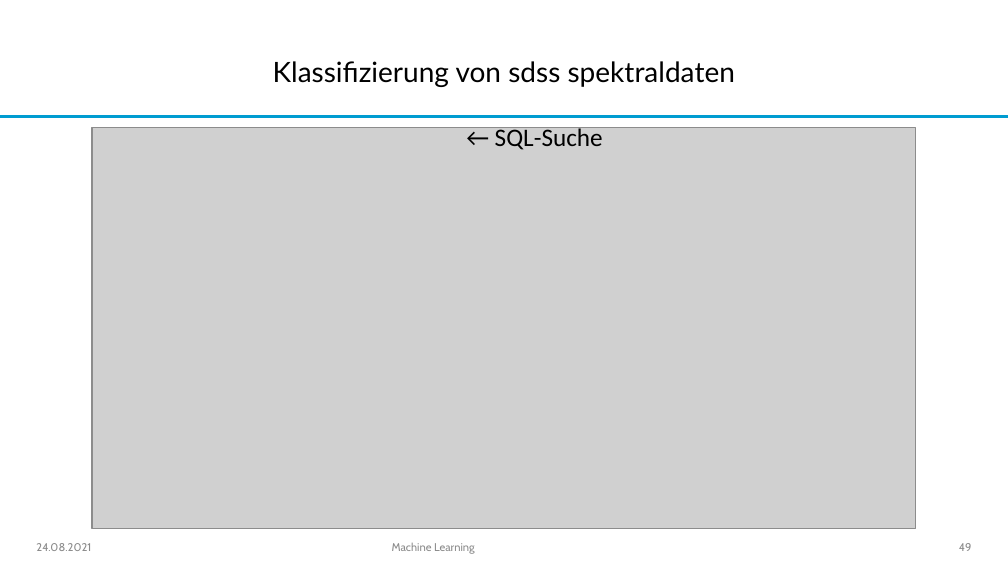
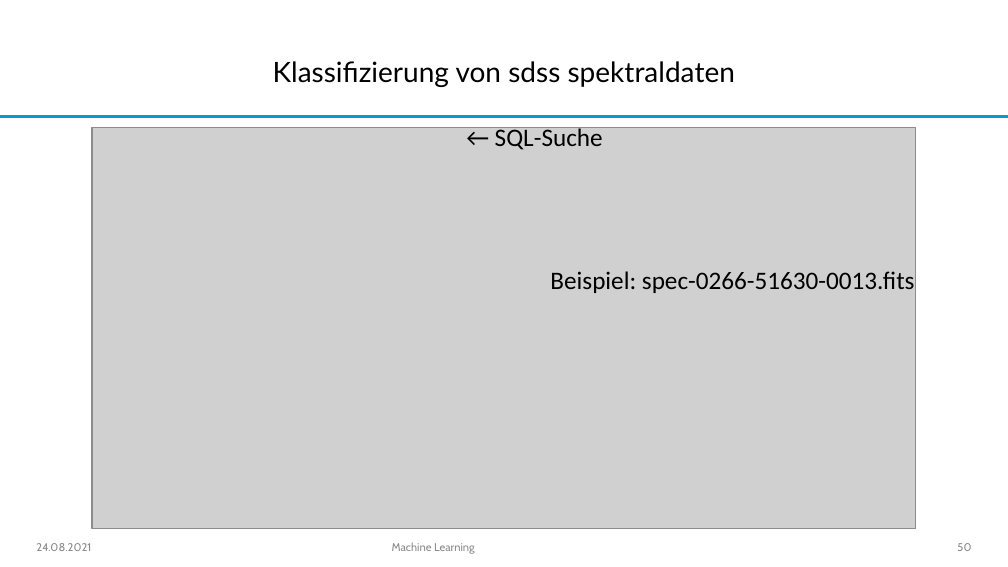
Before and after one commit to joshuaroschlaub/Keras_Einfuehrung, a slide deck: slide 50 of MachineLearning.pptx (slide 49 before the commit). Drawn at 1008x567 pixels with LibreOffice and Linux fonts; fonts in the diff are those of the drawing; grey boxes stand for pictures; background and template pictures are left out. Boxes give left, top, right and bottom in pixels: in the first picture for what was removed or moved away, otherwise in the second. Text is boxed around its words. In the diff, an @@ line names an element or a change of style, - is before the commit and + after.

```diff
--- a/MachineLearning.pptx
+++ b/MachineLearning.pptx
@@ text added at bbox=[550, 271, 915, 293], 18 pt, text #000000 @@
+Beispiel: spec-0266-51630-0013.fits
@@ page number at bbox=[957, 543, 971, 551]: text changed @@
-49
+50
```
Also in this commit, not shown: 5 other slides changed, 1 slide added, 14 other files.
